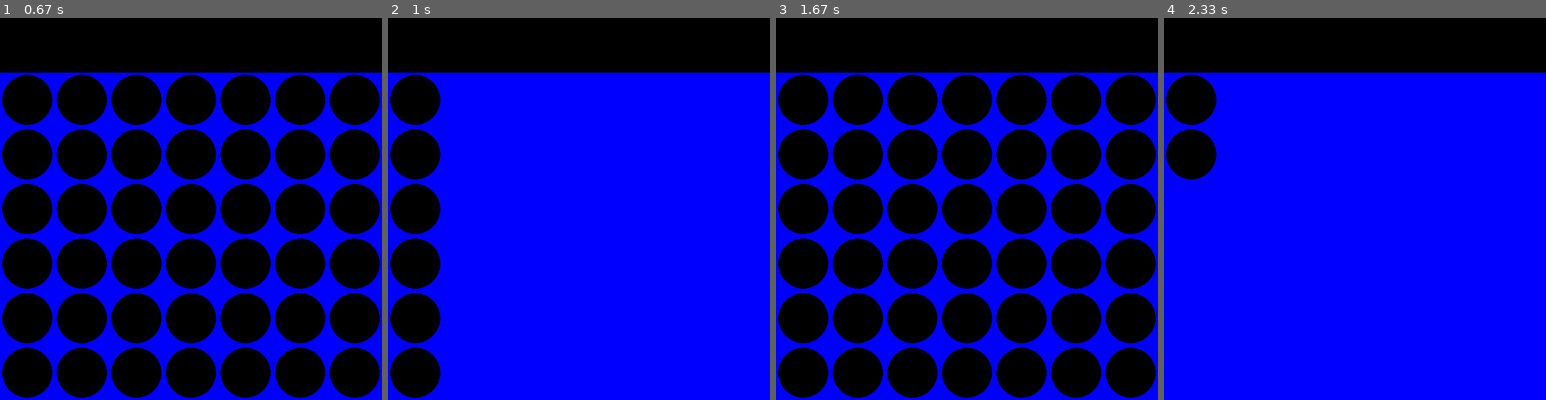
Above: before the commit, frames 1-4 (left to right).
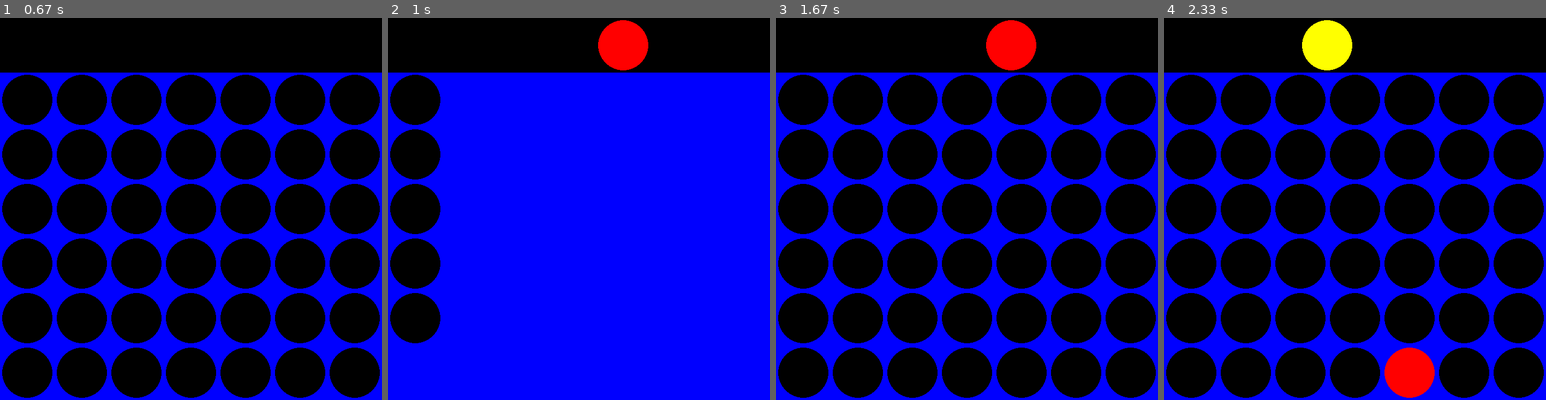
Above: after the commit, the same moments.

Repository: Plessixdavid/projet-2
Game: pygame game, started from puissance4/puissancePygame.py
Same seed, same stepped clock (60 frames per second), same inputs: the game is played once before the commit and once after it.
Inputs (mouse positions are in pixels of both pictures, inside the frame that each line leads up to):
- Up to frame 1 (0.67 s): no input
- Up to frame 2 (1 s): press the mouse at (624, 243) at 0.87 s; move the mouse to (552, 155) at 0.97 s
- Up to frame 3 (1.67 s): release the mouse at (867, 67) at 1.1 s
- Up to frame 4 (2.33 s): press the mouse at (1400, 243) at 2.2 s; move the mouse to (1305, 182) at 2.3 s

Frame 1 is identical in both runs. In frame 2, 2.7% of the frame differs, in the area x 0-69%, y 0-100%; in frame 3, 1.3%; in frame 4, 55%, in the area x 0-100%, y 0-100%.

Commit message:
puissance4FINIS

Diff:
--- a/puissance4/Mainpuissance4.py
+++ /dev/null
@@ -1,61 +0,0 @@
-import puissance4
-
-
-plateau = puissance4.createboard()
-game_over = False
-tour = 0
-puissance4.afficherPlateau(plateau)
-
-while not game_over:
-
- #joueur 1
-
- #choix du numéro de colonne par le joueur 1
-    correct = False
-
-    while not correct:
-        colonne = int(input("Joueur 1 : Entrez la colonne sélectionnée (0-6):"))-1
-
-        if colonne >= 0 and colonne <= 6 :
-            correct = True
-
-    if puissance4.validemplacement(plateau,colonne):
-
-    #trouver la ligne libre dans la colonne choisie
-        ligne = puissance4.trouver_Ligne_Vide(plateau,colonne)
-    #mettre dans la matrice la valeur 1 dans la ligne, colonne
-        puissance4.LacherJeton(plateau, ligne, colonne,jeton = 1)
-    #tester si le joueur 1 a gagné
-        if puissance4.coup_gagnant(plateau,1):
-            print("Le joueur 1 a gagné!!! Bravo")
-            game_over = True
-    tour += 1
-
-    puissance4.afficherPlateau(plateau)
-
-    #joueur 2
-
-#choix du numéro de colonne par le joueur 23
-    correct = False
-
-    while not correct:
-        colonne = int(input("Joueur 2 : Entrez la colonne sélectionnée (0-6):"))-1
-
-        if colonne >= 0 and colonne <= 6 :
-            correct = True
-
-    if puissance4.validemplacement(plateau,colonne):
-
-    #trouver la ligne libre dans la colonne choisie
-        ligne = puissance4.trouver_Ligne_Vide(plateau,colonne)
-    #mettre dans la matrice la valeur 1 dans la ligne, colonne
-        puissance4.LacherJeton(plateau, ligne, colonne,2)
-    #tester si le joueur 1 a gagné
-        if puissance4.coup_gagnant(plateau,2):
-            print("Le joueur 2 a gagné!!! Bravo")
-            game_over = True
-
-    puissance4.afficherPlateau(plateau)
-    if puissance4.Partienulle(plateau):
-        print("Partie nulle")
-        game_over = True
--- a/puissance4/puissancePygame.py
+++ b/puissance4/puissancePygame.py
@@ -48,9 +48,25 @@
 Dessinerplateau(plateau)
 game_over = False
 tour = 0
+myfont = pygame.font.SysFont("comicsansms", 40)
 while not game_over :
 
     for event in pygame.event.get():
+
+        #on déplace le jeton avec la souris
+        if event.type == pygame.MOUSEMOTION:
+            #effacer la première ligne du plateau
+            pygame.draw.rect(ecran,NOIR,(0,0,largeur,LARGEUR_CASE))
+            #position de la souris
+            posx = event.pos[0]
+            #si joueur 1 on affiche un jeton rouge, à la position x de la souris
+            if tour==0:
+                pygame.draw.circle(ecran,ROUGE,(posx,int(LARGEUR_CASE/2)),RAYON)
+                #si joueur 2 on affiche un jeton jaune, à la position x de la souris
+            else:
+                pygame.draw.circle(ecran,JAUNE,(posx,int(LARGEUR_CASE/2)),RAYON)
+                #on met l'écran à jour
+            pygame.display.update()
 
         if event.type==pygame.QUIT:
             game_over = True
@@ -58,6 +74,7 @@
 
 # player 1 choice of position jeton
         if event.type == pygame.MOUSEBUTTONDOWN :
+            #effacer la première ligne du plateau
             if tour == 0 :
                 posx = event.pos[0] # position du de la souris au moment du click
                 colonne = int(math.floor(posx/LARGEUR_CASE))
@@ -69,13 +86,17 @@
                     puissance4.LacherJeton(plateau, ligne, colonne,1)
                     #tester si le joueur 1 a gagné
                     if puissance4.coup_gagnant(plateau,1):
-                        print("Le joueur 1 a gagné!!! Bravo")
+                        texte_image = myfont.render("Le joueur 1 a gagné", True, ROUGE)
+                        ecran.blit(texte_image, [50, 10])
                         game_over = True
                 tour = 1
                 Dessinerplateau(plateau)
 
+
             # player 2 choice of position jeton
             else :
+                #effacer la première ligne du plateau
+                pygame.draw.rect(ecran,NOIR,(0,0,largeur,LARGEUR_CASE))
                 posx = event.pos[0] # position du de la souris au moment du click
                 colonne = int(math.floor(posx/LARGEUR_CASE))
                 if puissance4.validemplacement(plateau,colonne):
@@ -85,12 +106,16 @@
                     puissance4.LacherJeton(plateau, ligne, colonne,2)
                     #tester si le joueur 2 a gagné
                     if puissance4.coup_gagnant(plateau,2):
-                        print("Le joueur 2 a gagné!!! Bravo")
+                        pygame.draw.circle(ecran, JAUNE, (int(LARGEUR_CASE/2), int(LARGEUR_CASE/2)),RAYON)
+                        texte_image = myfont.render("Le joueur 2 a gagné", True, JAUNE)
+                        ecran.blit(texte_image, [50, 10])
                         game_over = True
                 tour=0
+                #afficher le jeton du joueur 1
                 Dessinerplateau(plateau)
     if puissance4.Partienulle(plateau):
-        print("Partie nulle")
+        texte_image = myfont.render("Match nul ", True, BLANC)
+        ecran.blit(texte_image, [50, 10])
         game_over = True
 pygame.time.wait(3000)
 pygame.quit()
